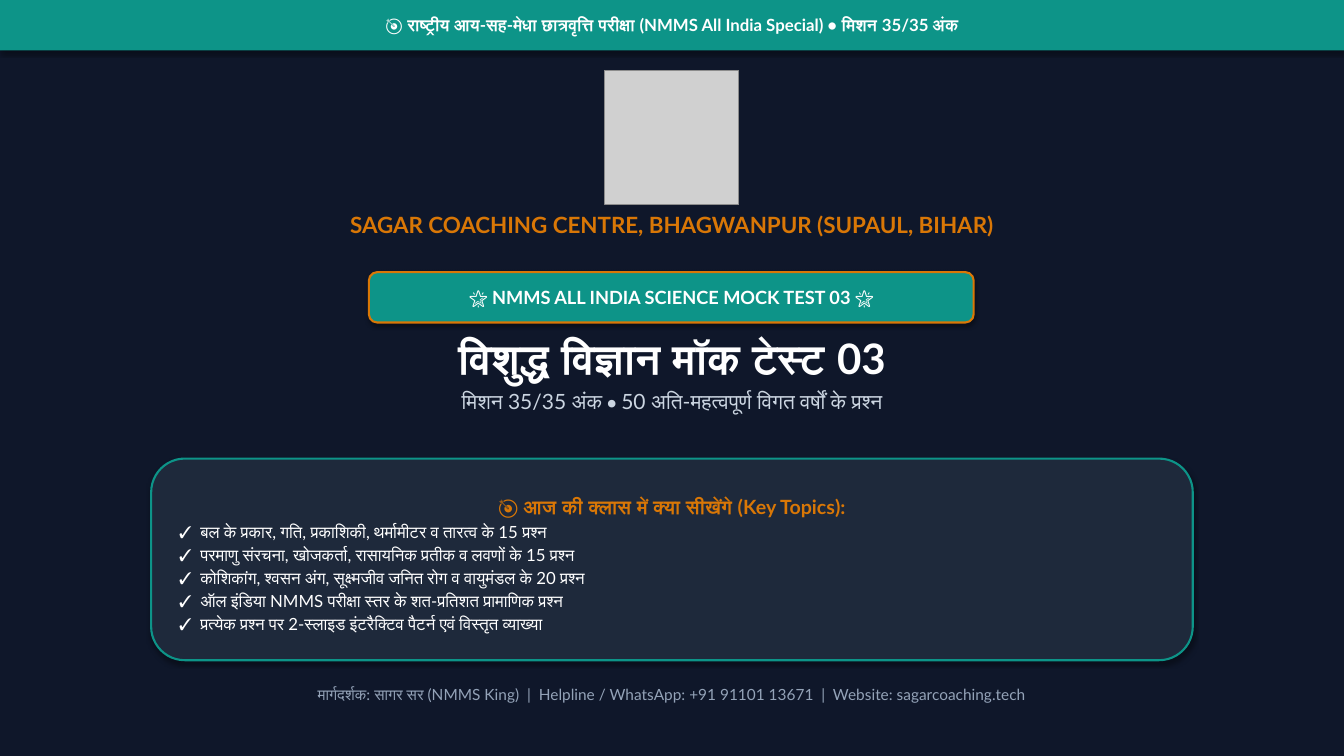
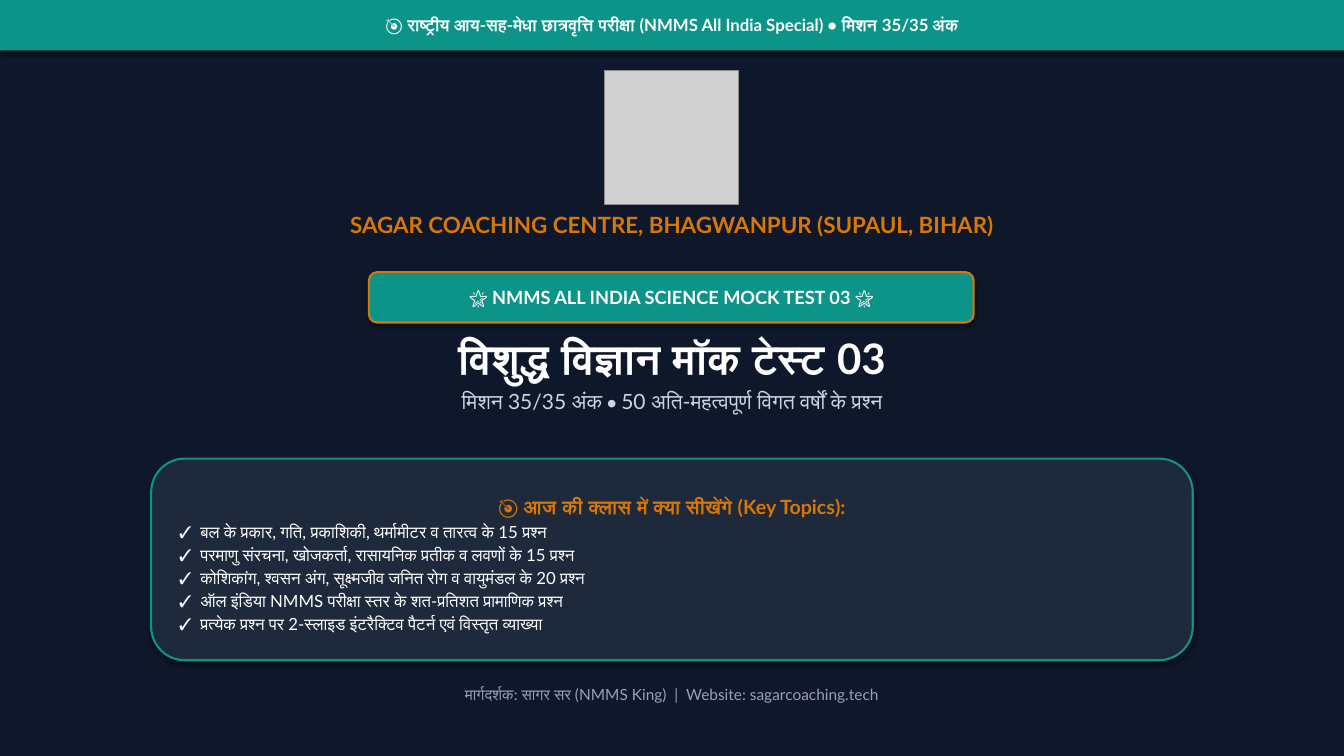
Before and after one commit to Sudhirkr85/nnms, a slide deck: slide 1 of Science_Complete_Course_SagarSir/04_Science_MahaManthan_मॉक_टेस्ट्स/Mock_Test_03.pptx. Drawn at 1344x756 pixels with LibreOffice and Linux fonts; fonts in the diff are those of the drawing; grey boxes stand for pictures. Boxes give left, top, right and bottom in pixels: in the first picture for what was removed or moved away, otherwise in the second. Text is boxed around its words. In the diff, an @@ line names an element or a change of style, - is before the commit and + after.

```diff
--- a/Science_Complete_Course_SagarSir/04_Science_MahaManthan_मॉक_टेस्ट्स/Mock_Test_03.pptx
+++ b/Science_Complete_Course_SagarSir/04_Science_MahaManthan_मॉक_टेस्ट्स/Mock_Test_03.pptx
@@ text at (465,688,879,703): text changed @@
-मार्गदर्शक: सागर सर (NMMS King) | Helpline / WhatsApp: +91 91101 13671 | Website: sagarcoaching.tech
+मार्गदर्शक: सागर सर (NMMS King) | Website: sagarcoaching.tech
```
Also in this commit, not shown: 104 other slides changed, 51 other files.
